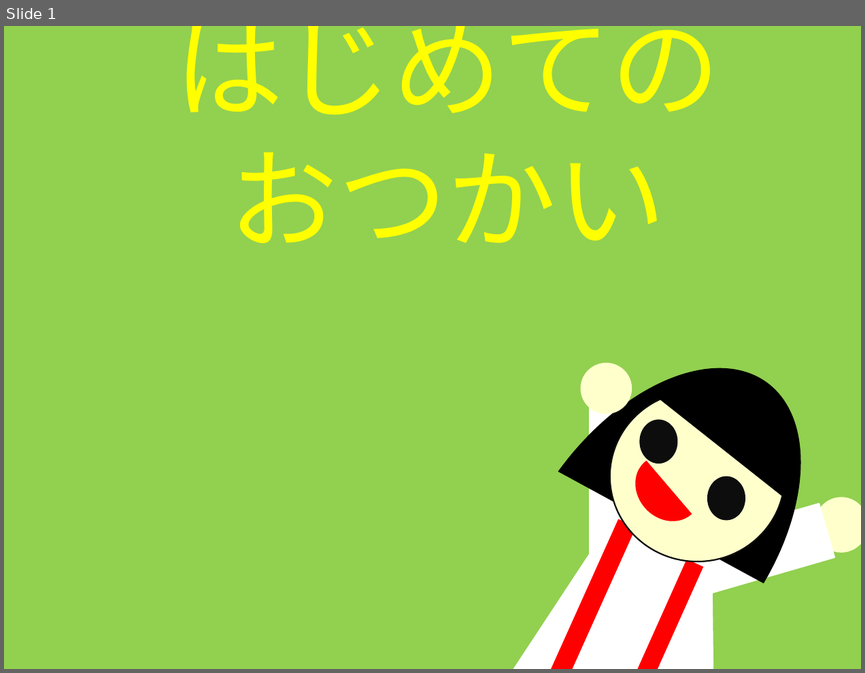
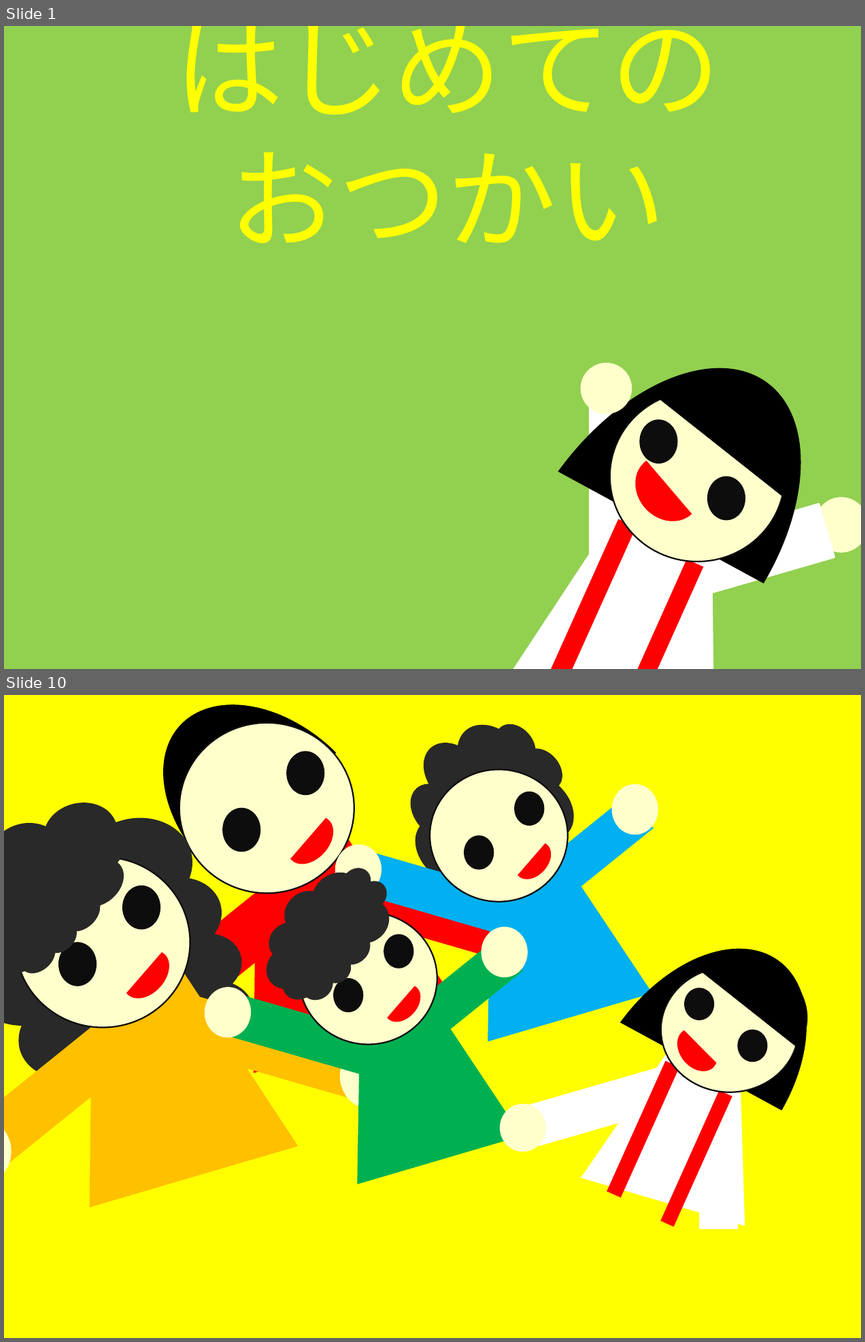
Before and after one commit to EdaHikari/OtsukaiGame, a slide deck: 新規 Microsoft PowerPoint Presentation.pptx. Shown one above the other, each under a label of ours: slide 1 before the commit, slides 1 and 10 after it; the slides between them are not shown. The pictures are 865x673 and 865x1342 pixels, drawn with LibreOffice and Linux fonts; fonts in the diff are those of the drawing. Boxes give left, top, right and bottom in pixels: in the first picture for what was removed or moved away, otherwise in the second. Text is boxed around its words. In the diff, an @@ line names an element or a change of style, - is before the commit and + after.

```diff
--- a/新規 Microsoft PowerPoint Presentation.pptx
+++ b/新規 Microsoft PowerPoint Presentation.pptx
@@ slide 10 added at [4,695,861,1338], background #FFFF00 @@
@@ group added at [114,695,562,1074]: 5 ellipses, 2 chord (boxed as its full ellipse)s, 2 rectangles, 1 trapezoid @@
@@ group added at [333,695,657,1042]: 5 ellipses, 2 rectangles, 1 cloud, 1 trapezoid, 1 chord (boxed as its full ellipse) @@
@@ group added at [203,847,528,1184]: 5 ellipses, 2 rectangles, 1 trapezoid, 1 chord (boxed as its full ellipse), 1 cloud @@
@@ group added at [4,773,398,1208]: 5 ellipses, 2 clouds, 2 rectangles, 1 trapezoid, 1 chord (boxed as its full ellipse) @@
@@ group added at [500,906,853,1246]: 4 rectangles, 4 ellipses, 3 chord (boxed as its full ellipse)s, 1 trapezoid @@
```
Also in this commit, not shown: 1 slide changed, 9 other slides added, 46 other files.
